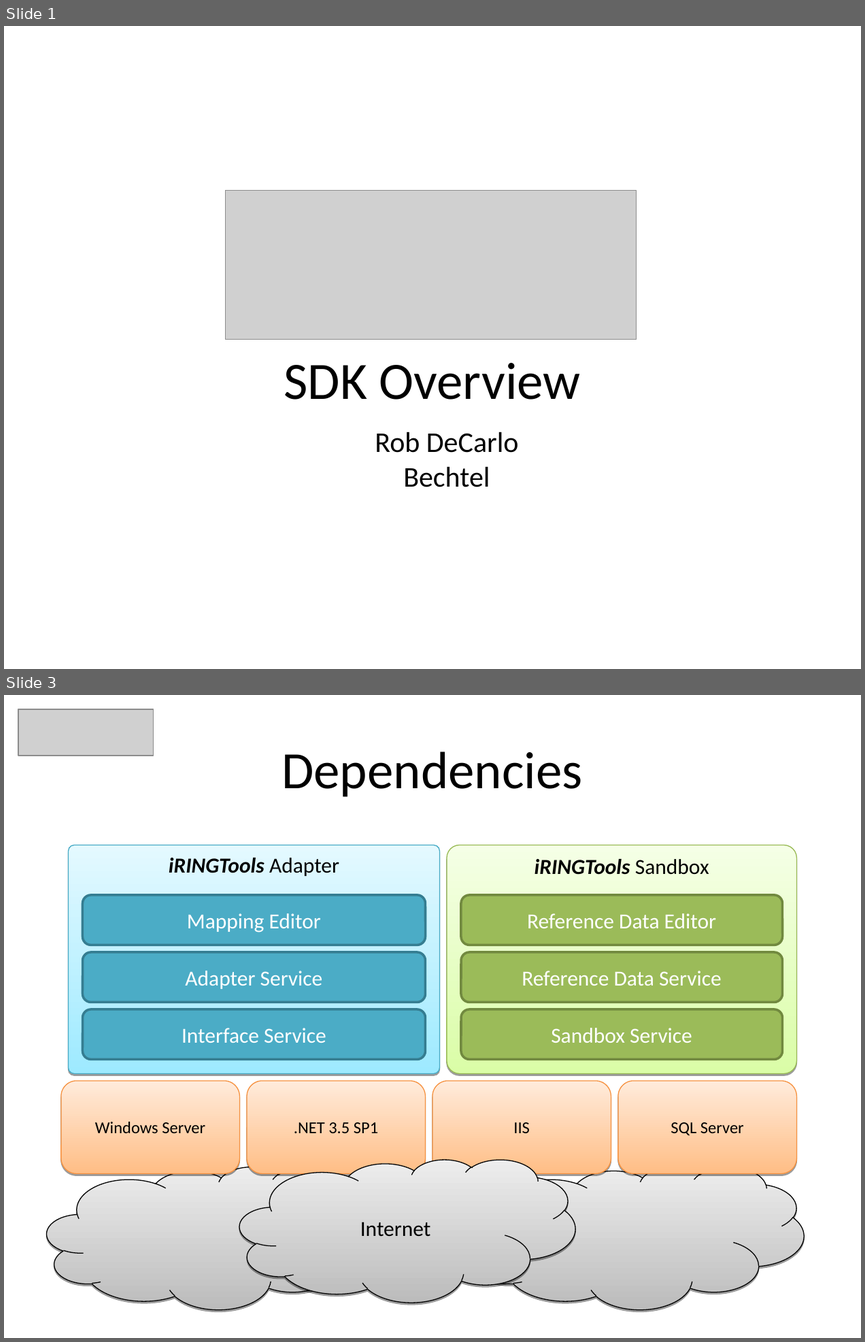
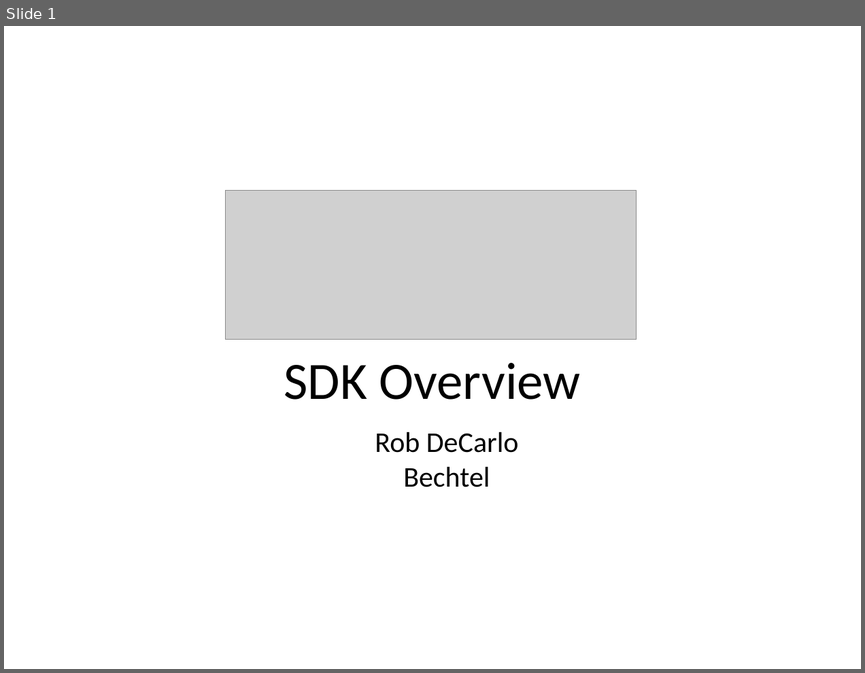
Before and after one commit to heyena/iring-tools, a slide deck: branches/2.0.x/Documentation/iRINGTools_SDK_Overview_v2.0.0.ppt. Shown one above the other, each under a label of ours: slides 1 and 3 before the commit, slide 1 after it; the slides between them are not shown. The pictures are 865x1342 and 865x673 pixels, drawn with LibreOffice and Linux fonts; fonts in the diff are those of the drawing; grey boxes stand for pictures; background and template pictures are left out. Boxes give left, top, right and bottom in pixels: in the first picture for what was removed or moved away, otherwise in the second. Text is boxed around its words. In the diff, an @@ line names an element or a change of style, - is before the commit and + after.

```diff
--- a/branches/2.0.x/Documentation/iRINGTools_SDK_Overview_v2.0.0.ppt
+++ b/branches/2.0.x/Documentation/iRINGTools_SDK_Overview_v2.0.0.ppt
@@ slide 3 removed at <box>4,695,861,1338</box>, background picture (left out) @@
@@ picture removed at <box>18,709,154,756</box> @@
@@ text removed at <box>281,751,582,797</box> @@
-Dependencies
@@ rounded rectangle removed at <box>68,845,439,1074</box> @@
-iRINGTools Adapter
@@ rounded rectangle removed at <box>447,845,797,1074</box> @@
-iRINGTools Sandbox
@@ rounded rectangle removed at <box>83,895,426,945</box> @@
-Mapping Editor
@@ rounded rectangle removed at <box>461,895,782,945</box> @@
-Reference Data Editor
@@ rounded rectangle removed at <box>83,952,426,1002</box> @@
-Adapter Service
@@ rounded rectangle removed at <box>461,952,782,1002</box> @@
-Reference Data Service
@@ rounded rectangle removed at <box>83,1009,426,1059</box> @@
-Interface Service
@@ rounded rectangle removed at <box>461,1009,782,1059</box> @@
-Sandbox Service
@@ rounded rectangle removed at <box>61,1081,239,1173</box> @@
-Windows Server
@@ rounded rectangle removed at <box>247,1081,425,1173</box> @@
-.NET 3.5 SP1
@@ rounded rectangle removed at <box>432,1081,611,1173</box> @@
-IIS
@@ rounded rectangle removed at <box>618,1081,797,1173</box> @@
-SQL Server
@@ freeform shape removed at <box>239,1159,575,1302</box> @@
-Internet
@@ freeform shape removed at <box>47,1166,383,1309</box> @@
@@ freeform shape removed at <box>468,1166,804,1309</box> @@
```
Also in this commit, not shown: 8 slides changed, 8 slides added, 4 other slides removed, 1 other file.
